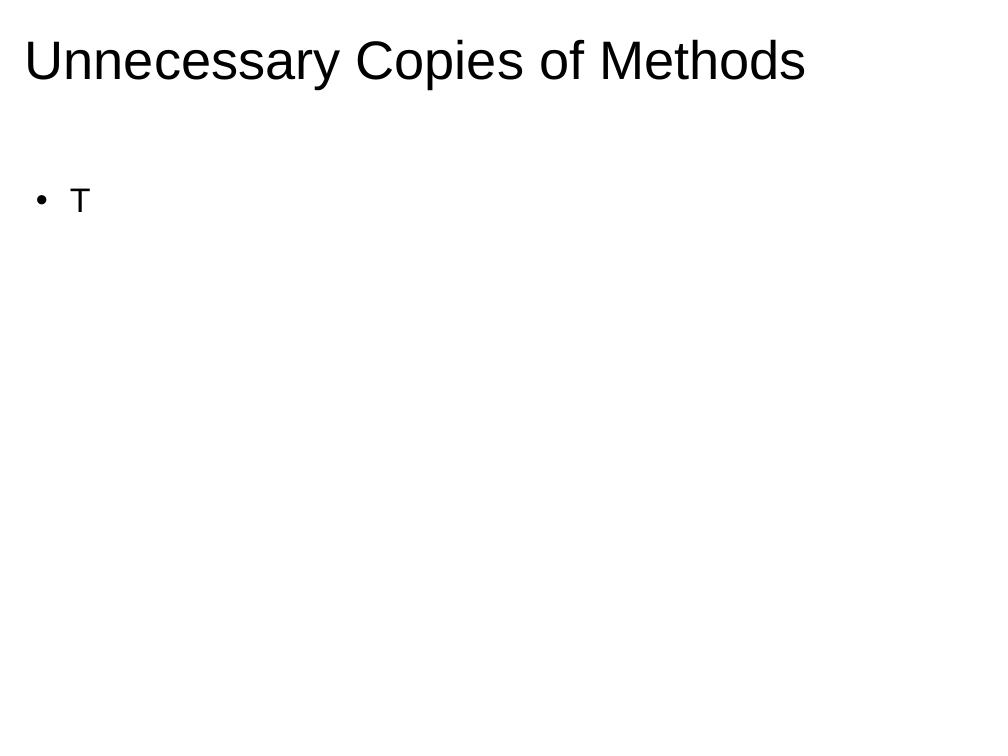
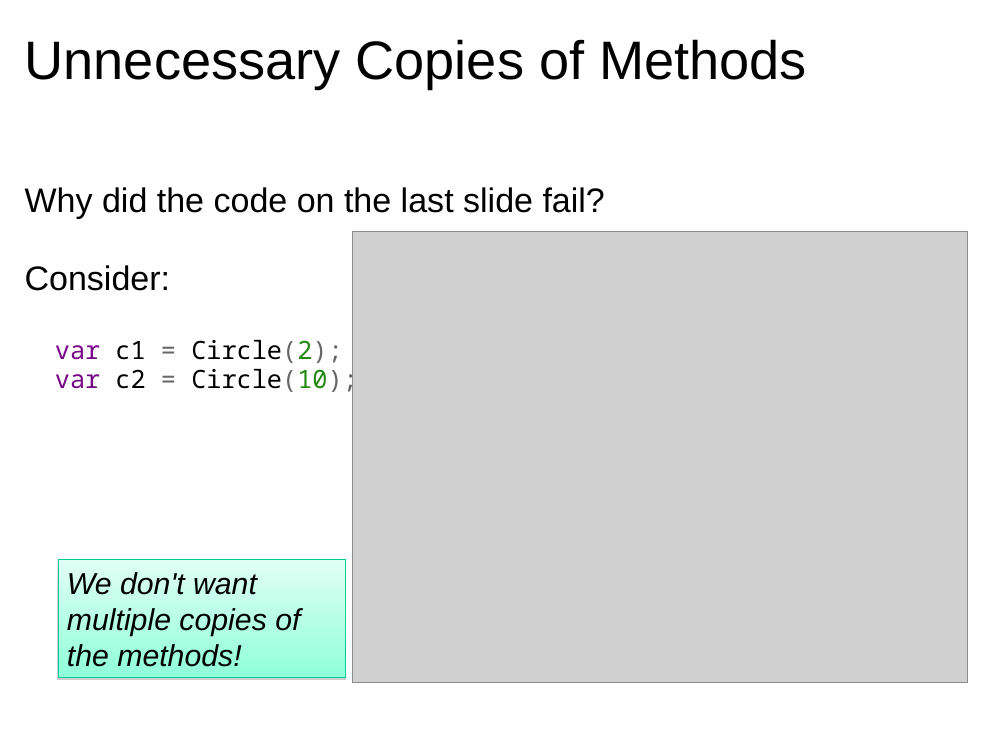
Before and after one commit to dondi/javascript-book, a slide deck: slide 37 of presentations/Chapter_5_Presentation.ppt. Drawn at 1008x756 pixels with LibreOffice and Linux fonts; fonts in the diff are those of the drawing; grey boxes stand for pictures; background and template pictures are left out. Boxes give left, top, right and bottom in pixels: in the first picture for what was removed or moved away, otherwise in the second. Text is boxed around its words. In the diff, an @@ line names an element or a change of style, - is before the commit and + after.

```diff
--- a/presentations/Chapter_5_Presentation.ppt
+++ b/presentations/Chapter_5_Presentation.ppt
@@ text at <box>25,187,605,394</box>: text changed @@
-  • T
+  Why did the code on the last slide fail?
+  Consider:
+  var c1 = Circle(2);
+  var c2 = Circle(10);
@@ picture added at <box>353,231,968,683</box> @@
@@ rectangle added at <box>58,560,346,678</box>, fill gradient #E0FFF4 to #90FFDA, outline #00CC98 0.74 pt, 24 pt, text #000000, italic @@
+We don't want multiple copies of the methods!
```
Also in this commit, not shown: 2 other slides changed, 6 slides added, 4 slides removed.
